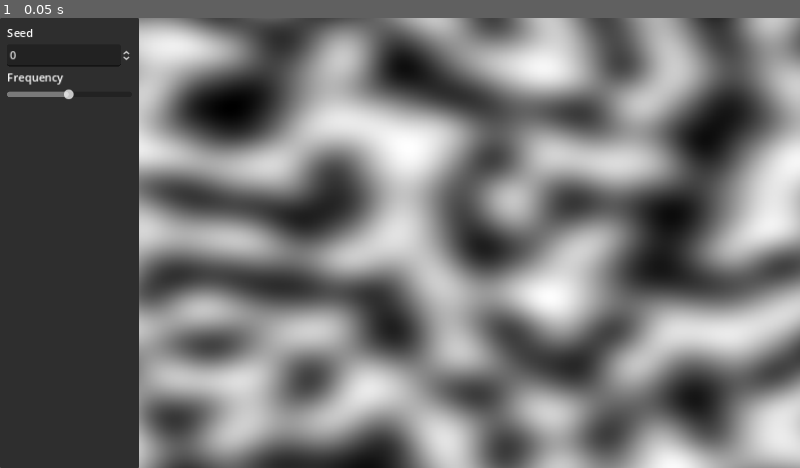
Above: before the commit, frame 1.
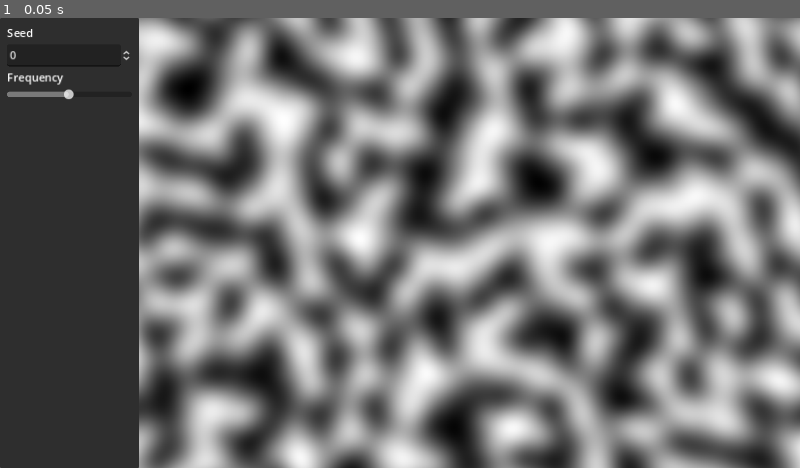
Above: after the commit, the same moment.

Repository: PierreBeur/naive-surface-nets-2d
Game: Godot game, scene res://scenes/main.tscn
The game is run twice, just before and just after one commit, with the same random seed, the same clock (stepped at 60 frames per second) and the same inputs.
Inputs:
- Up to frame 1 (0.05 s): no input

The runs differ from the first frame. In frame 1, 65% of the frame differs, in the area x 17-100%, y 0-100%.

Commit message:
Update main.tscn

Diff:
--- a/scenes/main.tscn
+++ b/scenes/main.tscn
@@ -6,6 +6,8 @@
 fractal_type = 0
 
 [sub_resource type="NoiseTexture2D" id="NoiseTexture2D_rgkhy"]
+width = 952
+height = 648
 generate_mipmaps = false
 noise = SubResource("FastNoiseLite_ijwg3")
 
@@ -82,4 +84,3 @@
 
 [connection signal="value_changed" from="HBoxContainer/Panel/MarginContainer/VBoxContainer/SpinBox" to="." method="_on_seed_spin_box_value_changed"]
 [connection signal="value_changed" from="HBoxContainer/Panel/MarginContainer/VBoxContainer/HSlider" to="." method="_on_frequency_slider_value_changed"]
-[connection signal="resized" from="HBoxContainer/Control/TextureRect" to="." method="_on_texture_rect_resized"]
